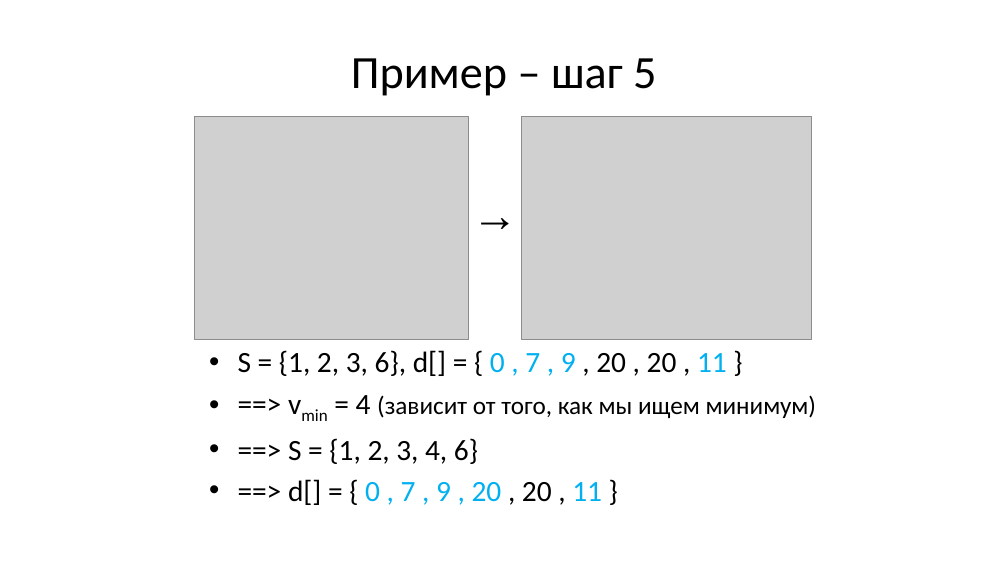
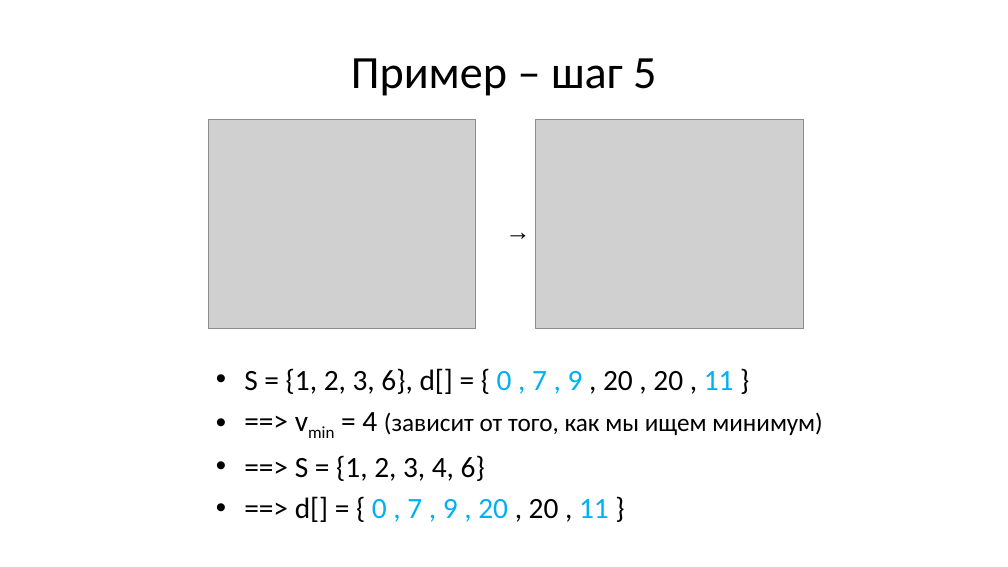
Before and after one commit to Evgueni-Petrov-aka-espetrov/Algorithms-and-Programming-in-C-pptx, a slide deck: slide 55 of 18 Кратчайшие пути и топсорт.pptx (slide 14 before the commit). Drawn at 1008x567 pixels with LibreOffice and Linux fonts; fonts in the diff are those of the drawing; grey boxes stand for pictures. Boxes give left, top, right and bottom in pixels: in the first picture for what was removed or moved away, otherwise in the second. Text is boxed around its words. In the diff, an @@ line names an element or a change of style, - is before the commit and + after.

```diff
--- a/18 Кратчайшие пути и топсорт.pptx
+++ b/18 Кратчайшие пути и топсорт.pptx
@@ picture: place and size @@
-picture at <box>194,117,468,340</box>
+picture at <box>209,119,476,328</box>
@@ picture: place and size @@
-picture at <box>522,116,811,340</box>
+picture at <box>536,119,804,328</box>
@@ text at <box>498,212,538,250</box>: text changed; size 44 to 24 pt @@
-↑
+→
@@ text "→" at <box>498,212,538,250</box>: rotation 90 to 0 degrees @@
@@ text "S = {1, 2, 3, ...": place and size @@
-text "S = {1, 2, 3, ..." at <box>238,350,817,505</box>
+text "S = {1, 2, 3, ..." at <box>244,368,823,522</box>
```
Also in this commit, not shown: 25 other slides changed, 147 slides added, 9 slides removed.
